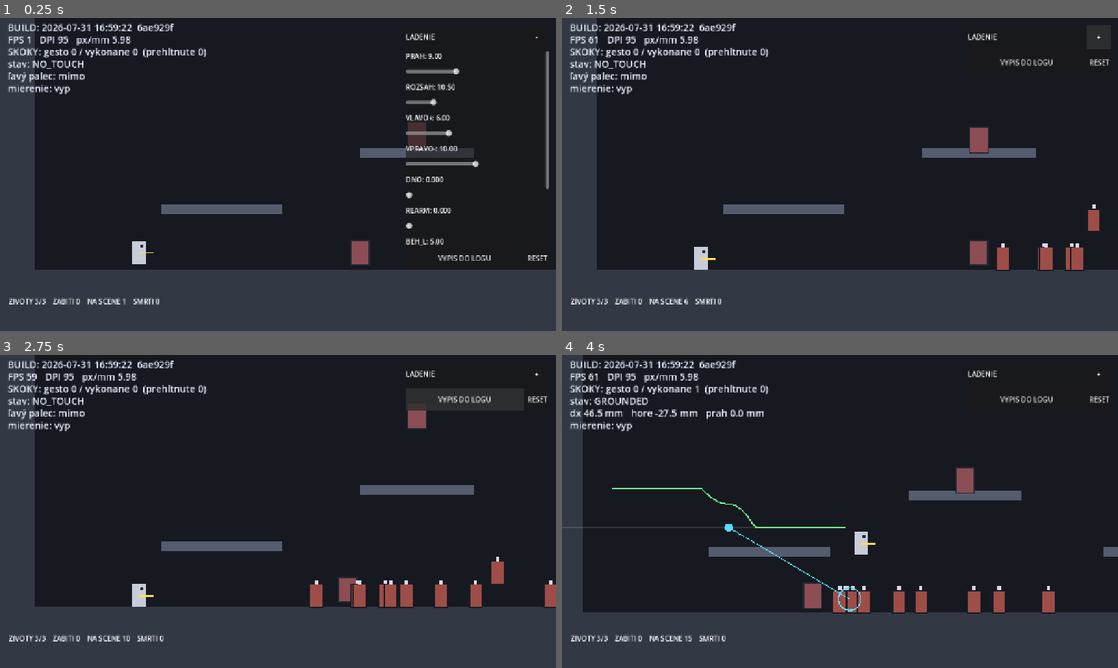
Above: before the commit, frames 1-4 (two rows, left to right).
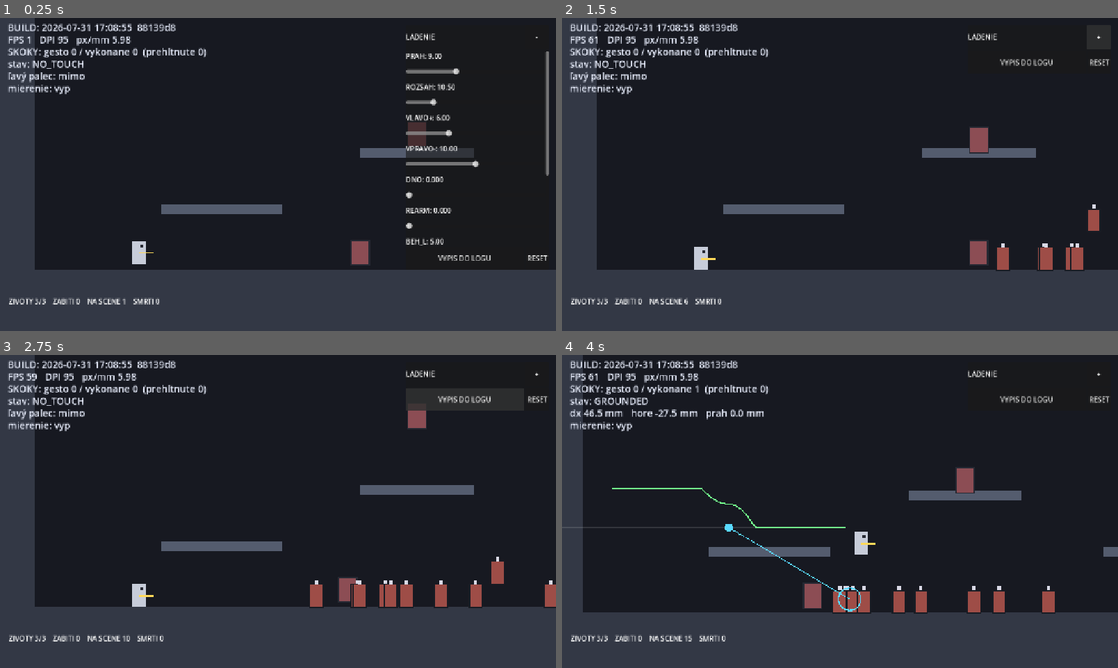
Above: after the commit, the same moments.

Repository: belispav/slavs
Game: Godot game, scene res://scenes/main.tscn
Two runs of this game, one before a commit and one after it. Both use one fixed random seed, a clock stepped at 60 frames per second and the inputs below.
Inputs (mouse positions are in pixels of both pictures, inside the frame that each line leads up to):
- Up to frame 1 (0.25 s): no input
- Up to frame 2 (1.5 s): click "VYPIS DO LOGU" at 0.5 s; click "-" at 1.25 s
- Up to frame 3 (2.75 s): click "VYPIS DO LOGU" at 2 s
- Up to frame 4 (4 s): tap Enter (ui_accept) at 2.75, 3.02 s; move the mouse to (962, 495) at 2.77 s; hold D 2.78-3.5 s; hold Space 2.78-3.5 s; click (962, 495) at 2.92 s; drag from (728, 527) to (851, 599) at 3.52 s

The runs differ from the first frame. In frame 1, 0.2% of the frame differs, in the area x 17-99%, y 1-55%; in frame 2, 0.2%; in frame 3, 0.2%; in frame 4, 0.2%.

Commit message:
F2: aim anchor is pulled toward the thumb when reversing direction, tunable via MIER_OTOC

Diff:
--- a/volya/config/control_config.tres
+++ b/volya/config/control_config.tres
@@ -22,3 +22,4 @@
 run_saturation_right_mm = 15.0
 aim_deadzone_mm = 2.5
 aim_recenter_mm = 12.0
+aim_turn_pull = 0.35
--- a/volya/scripts/build_stamp.gd
+++ b/volya/scripts/build_stamp.gd
@@ -5,4 +5,4 @@
 ##
 ## ZAMERNE tu NIE JE class_name: globalne nazvy tried su v cache, ktoru
 ## headless export neobnovuje, a export by na tom padol.
-const STAMP := "2026-07-31 16:59:22  6ae929f"
+const STAMP := "2026-07-31 17:08:55  88139d8"
--- a/volya/scripts/control_config.gd
+++ b/volya/scripts/control_config.gd
@@ -73,6 +73,17 @@
 ## more thumb travel per rotation. There is no CPU cost either way.
 @export_range(3.0, 60.0, 0.5) var aim_recenter_mm: float = 15.0
 
+## How hard the aim anchor is pulled toward the thumb when the thumb moves
+## AGAINST the current aim direction, i.e. when the player is turning around.
+##
+## F1/F2 finding: with a purely trailing anchor, reversing direction meant
+## walking the thumb all the way around the anchor — twice the stick radius of
+## travel. It read as "aiming just doesn't respond". Holding a direction is
+## unaffected, because a stationary thumb has no motion to react to.
+## 0 = anchor only trails (the old behaviour), 1 = anchor snaps to the thumb
+## the instant you turn.
+@export_range(0.0, 1.0, 0.05) var aim_turn_pull: float = 0.35
+
 
 ## The arc threshold curve, in millimetres (SPEC B2). Asymmetric by design.
 ## Everything is relative to reach_mm, so the shape scales with the player's
--- a/volya/scripts/debug_overlay.gd
+++ b/volya/scripts/debug_overlay.gd
@@ -111,6 +111,9 @@
 		func(v: float) -> void: Touch.config.run_saturation_right_mm = v)
 	_add_slider("MIER", 3.0, 60.0, 0.5, Touch.config.aim_recenter_mm,
 		func(v: float) -> void: Touch.config.aim_recenter_mm = v)
+	# 0 = kotva sa len vlecie, 1 = pri otoceni skoci rovno k palcu
+	_add_slider("MIER_OTOC", 0.0, 1.0, 0.05, Touch.config.aim_turn_pull,
+		func(v: float) -> void: Touch.config.aim_turn_pull = v)
 
 	var buttons := HBoxContainer.new()
 	vb.add_child(buttons)
@@ -206,6 +209,7 @@
 		"run_saturation_right_mm = %s" % c.run_saturation_right_mm,
 		"aim_deadzone_mm         = %s" % c.aim_deadzone_mm,
 		"aim_recenter_mm         = %s" % c.aim_recenter_mm,
+		"aim_turn_pull           = %s" % c.aim_turn_pull,
 		"gest / vykonane         = %d / %d" % [Touch.jump_count, Touch.jumps_performed],
 		"dpi = %s   px_per_mm = %s" % [Touch.raw_dpi, Touch.px_per_mm],
 		"===============================",
--- a/volya/scripts/touch_controller.gd
+++ b/volya/scripts/touch_controller.gd
@@ -38,6 +38,7 @@
 var right_index: int = -1
 var right_anchor: Vector2 = Vector2.ZERO
 var right_pos: Vector2 = Vector2.ZERO
+var _right_prev: Vector2 = Vector2.ZERO
 
 # --- screen metrics ---
 var px_per_mm: float = 4.0   # in VIEWPORT units, not physical pixels
@@ -163,6 +164,7 @@
 	right_index = index
 	right_anchor = pos
 	right_pos = pos
+	_right_prev = pos
 	aim_active = false
 	aim_input.emit(aim_dir, false)
 
@@ -225,11 +227,22 @@
 # ------------------------------------------------ right thumb (SPEC B3) ----
 
 func _update_right() -> void:
+	var motion: Vector2 = right_pos - _right_prev
+	_right_prev = right_pos
+
 	var v: Vector2 = right_pos - right_anchor
+
+	# Turning around: if the thumb moves against the current stick direction,
+	# pull the anchor after it instead of making the thumb walk around it.
+	# Pushing further out is unaffected, so precision at rest is preserved.
+	if config.aim_turn_pull > 0.0 and v.length() > 0.5 and motion.length() > 0.5:
+		if motion.normalized().dot(v.normalized()) < 0.0:
+			right_anchor = right_anchor.lerp(right_pos, config.aim_turn_pull)
+			v = right_pos - right_anchor
+
 	var mm: float = v.length() / px_per_mm
 
-	# Sliding anchor: the stick never runs away from the thumb, so a full 180
-	# degree turn is a short flick instead of a drag across the anchor.
+	# Sliding anchor: the stick never runs away from the thumb.
 	if mm > config.aim_recenter_mm and mm > 0.0:
 		var limit: float = config.aim_recenter_mm * px_per_mm
 		right_anchor = right_pos - v.normalized() * limit
